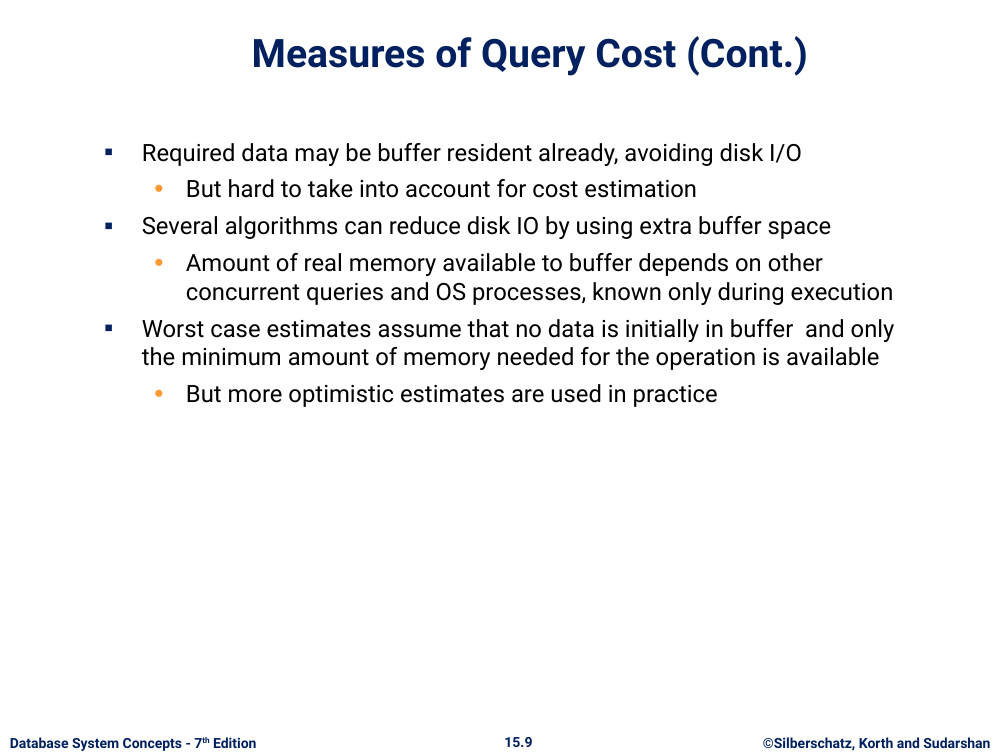
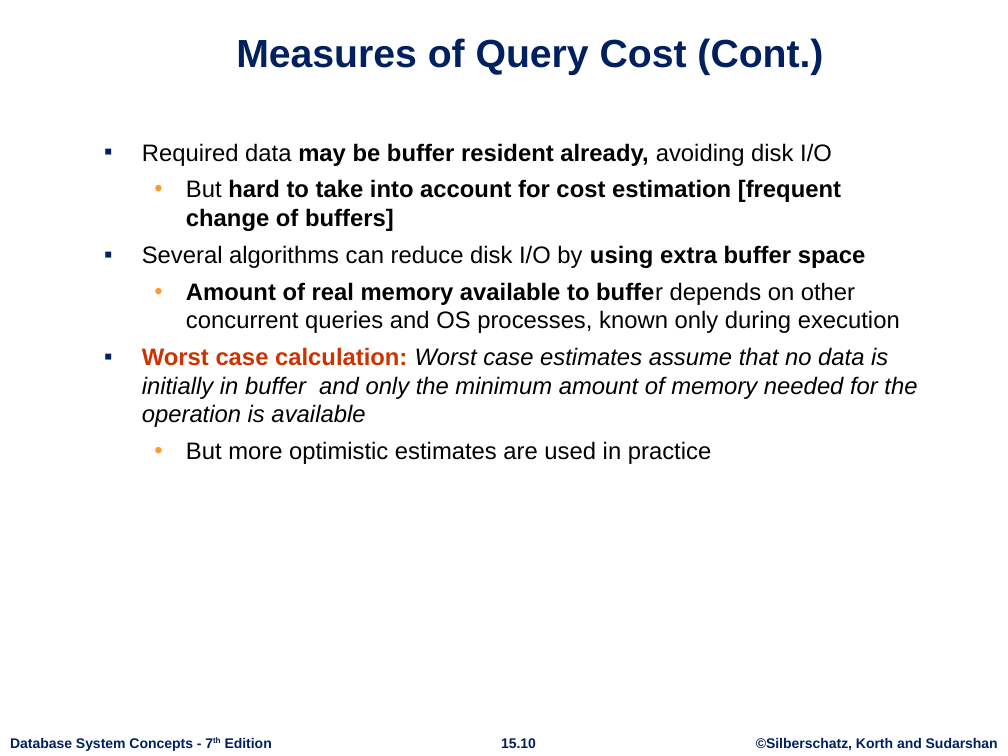
Before and after one commit to rizveeredwan/course-contents, a slide deck: slide 10 of CSE-3104/ch15.pptx (slide 9 before the commit). Drawn at 1008x756 pixels with LibreOffice and Linux fonts; fonts in the diff are those of the drawing; background and template pictures are left out. Boxes give left, top, right and bottom in pixels: in the first picture for what was removed or moved away, otherwise in the second. Text is boxed around its words. In the diff, an @@ line names an element or a change of style, - is before the commit and + after.

```diff
--- a/CSE-3104/ch15.pptx
+++ b/CSE-3104/ch15.pptx
@@ title "Measures of Query Cost (Cont.)" at (236,38,823,75): font Roboto to Arial @@
@@ text at (142,143,900,464): font Roboto to Arial in "Required data may be buffer resident already, ...", "Amount of real memory available to buffer ...", "But more optimistic estimates are used in ..."; bold on in "may be buffer resident already,", "Amount of real memory available to buffer"; less space between paragraphs @@
@@ text at (142,179,866,268): text changed; font Roboto to Arial; bold on @@
-  • But hard to take into account for cost estimation
-▪ Several algorithms can reduce disk IO by using extra buffer space
+  • But hard to take into account for cost estimation [frequent change of buffers]
+▪ Several algorithms can reduce disk I/O by using extra buffer space
@@ text at (142,347,917,427): text changed; font Roboto to Arial; italic on @@
-▪ Worst case estimates assume that no data is initially in buffer and only the minimum amount of memory needed for the operation is available
+▪ Worst case calculation: Worst case estimates assume that no data is initially in buffer and only the minimum amount of memory needed for the operation is available
@@ text "Database System Concepts - 7th ..." at (10,738,272,751): font Roboto to Arial; less space between paragraphs @@
@@ page number at (501,738,536,748): text changed; font Roboto to Arial @@
-15.9
+15.10
@@ text "©Silberschatz, Korth and Sudarshan" at (756,738,998,751): font Roboto to Arial; less space between paragraphs @@
```
Also in this commit, not shown: 62 other slides changed, 17 slides added.
